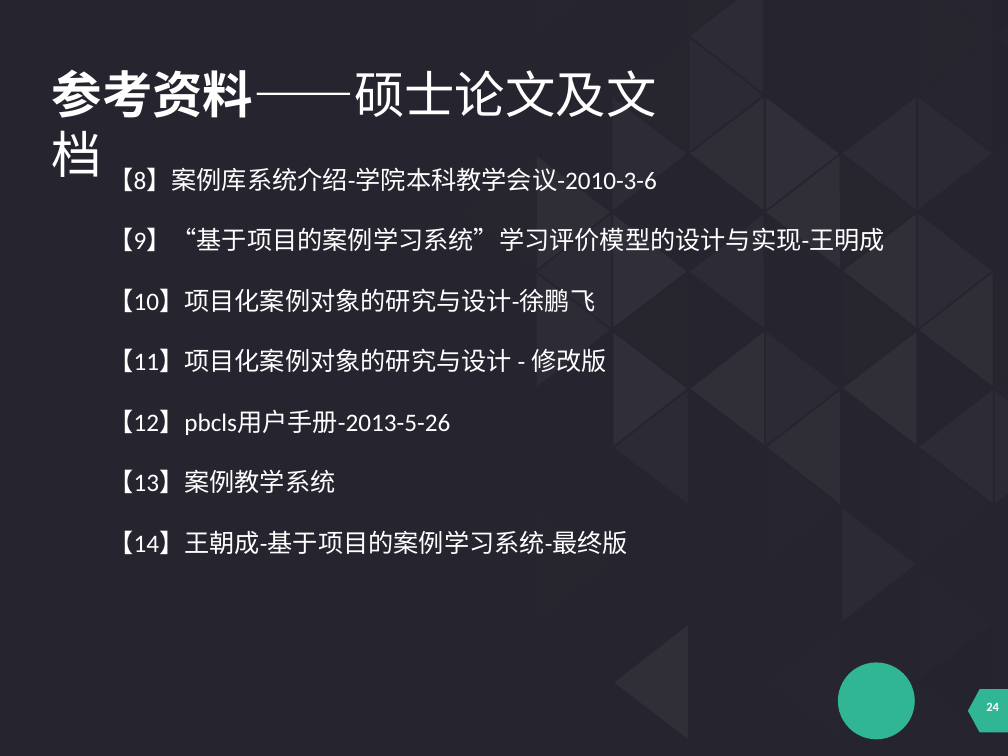
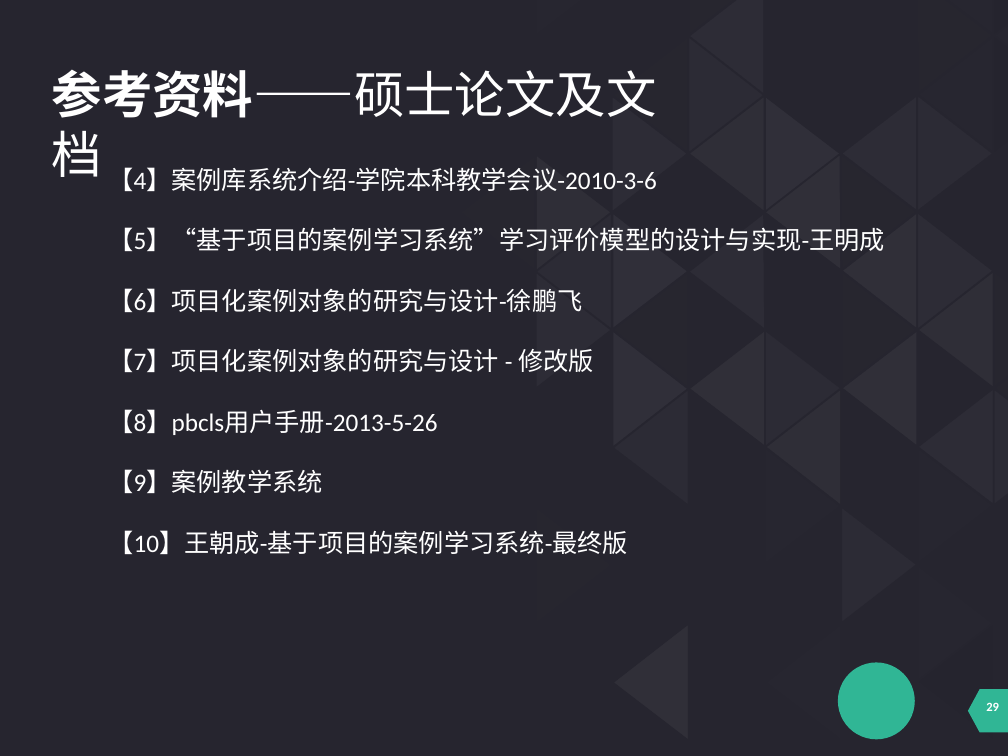
Before and after one commit to cchello/PRD2018-G01, a slide deck: slide 29 of 受控文档/需求管理阶段/PRD2018_G01_基于项目的案例教学系统需求变更评审PPT.pptx (slide 24 before the commit). Drawn at 1008x756 pixels with LibreOffice and Linux fonts; fonts in the diff are those of the drawing. Boxes give left, top, right and bottom in pixels: in the first picture for what was removed or moved away, otherwise in the second. Text is boxed around its words. In the diff, an @@ line names an element or a change of style, - is before the commit and + after.

Commit message:
变更评审文档修改2

```diff
--- a/受控文档/需求管理阶段/PRD2018_G01_基于项目的案例教学系统需求变更评审PPT.pptx
+++ b/受控文档/需求管理阶段/PRD2018_G01_基于项目的案例教学系统需求变更评审PPT.pptx
@@ text at <box>108,167,884,554</box>: text changed @@
-【8】案例库系统介绍-学院本科教学会议-2010-3-6
-【9】“基于项目的案例学习系统”学习评价模型的设计与实现-王明成
-【10】项目化案例对象的研究与设计-徐鹏飞
-【11】项目化案例对象的研究与设计 - 修改版
-【12】pbcls用户手册-2013-5-26
-【13】案例教学系统
-【14】王朝成-基于项目的案例学习系统-最终版
+【4】案例库系统介绍-学院本科教学会议-2010-3-6
+【5】“基于项目的案例学习系统”学习评价模型的设计与实现-王明成
+【6】项目化案例对象的研究与设计-徐鹏飞
+【7】项目化案例对象的研究与设计 - 修改版
+【8】pbcls用户手册-2013-5-26
+【9】案例教学系统
+【10】王朝成-基于项目的案例学习系统-最终版
@@ page number at <box>986,702,999,711</box>: text changed @@
-24
+29
```
Also in this commit, not shown: 6 other slides changed, 7 slides added, 1 slide removed, 3 other files.
